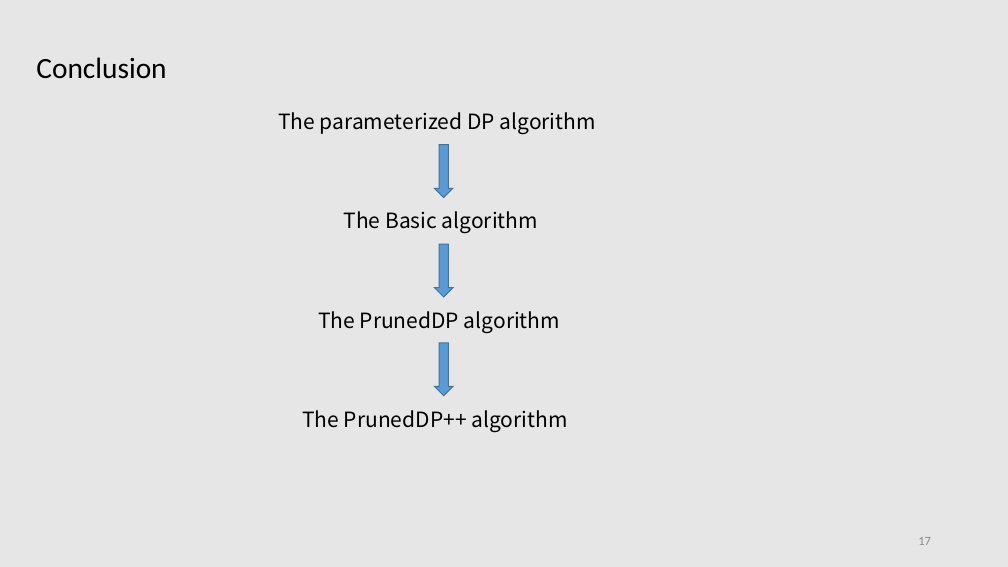
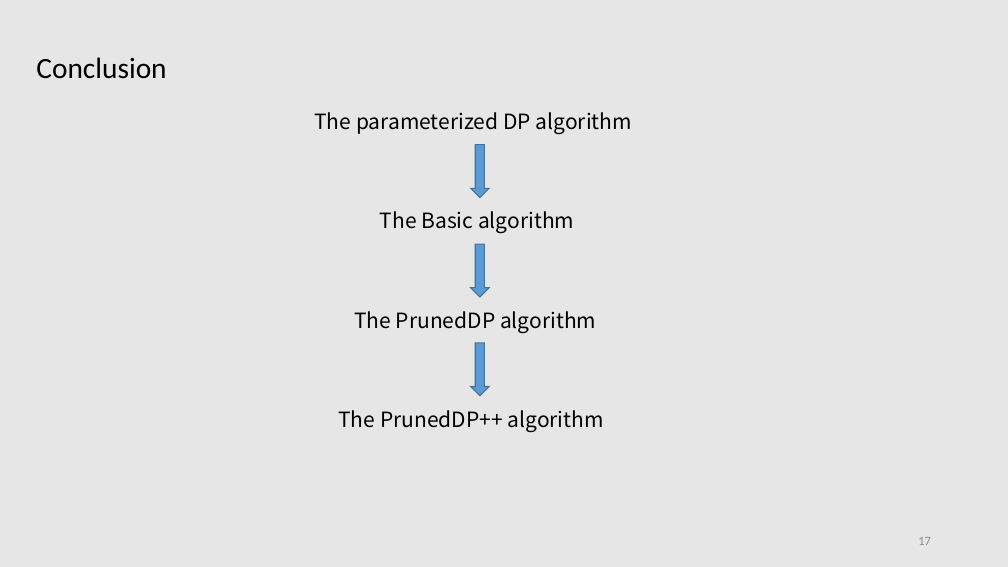
Before and after one commit to tianzhuwei/PPT, a slide deck: slide 17 of Efficient and Progressive GST Search.pptx. Drawn at 1008x567 pixels with LibreOffice and Linux fonts; fonts in the diff are those of the drawing. Boxes give left, top, right and bottom in pixels: in the first picture for what was removed or moved away, otherwise in the second. Text is boxed around its words. In the diff, an @@ line names an element or a change of style, - is before the commit and + after.

```diff
--- a/Efficient and Progressive GST Search.pptx
+++ b/Efficient and Progressive GST Search.pptx
@@ 4 texts, 3 down arrows: place and size @@
-4 texts, 3 down arrows at box(278, 112, 596, 432)
+4 texts, 3 down arrows at box(314, 112, 632, 432)
```
Also in this commit, not shown: 1 other slide changed.
